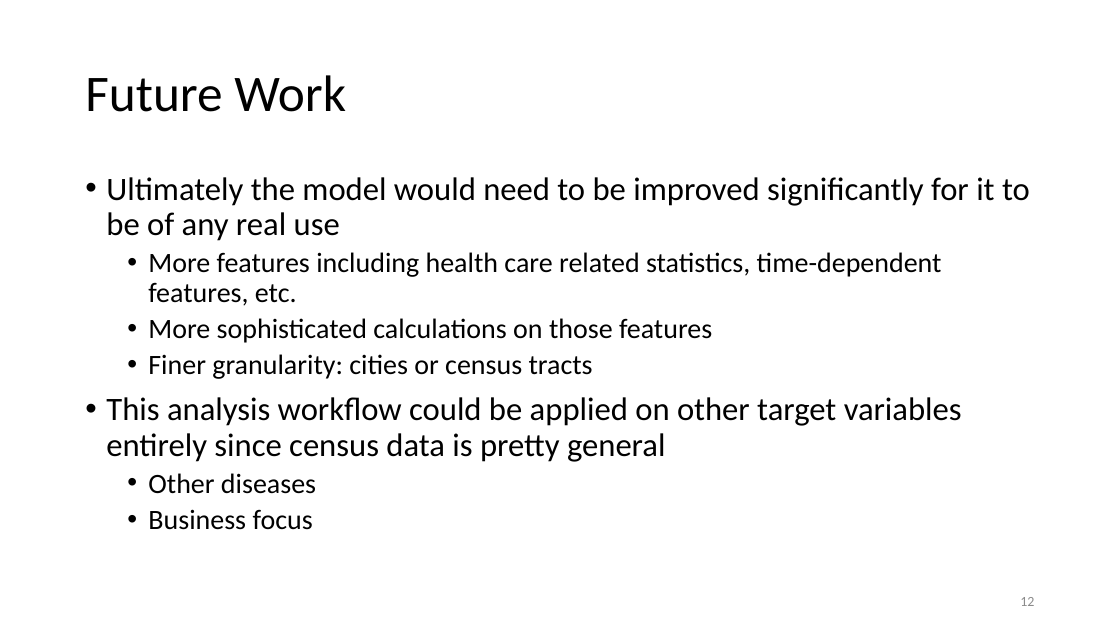
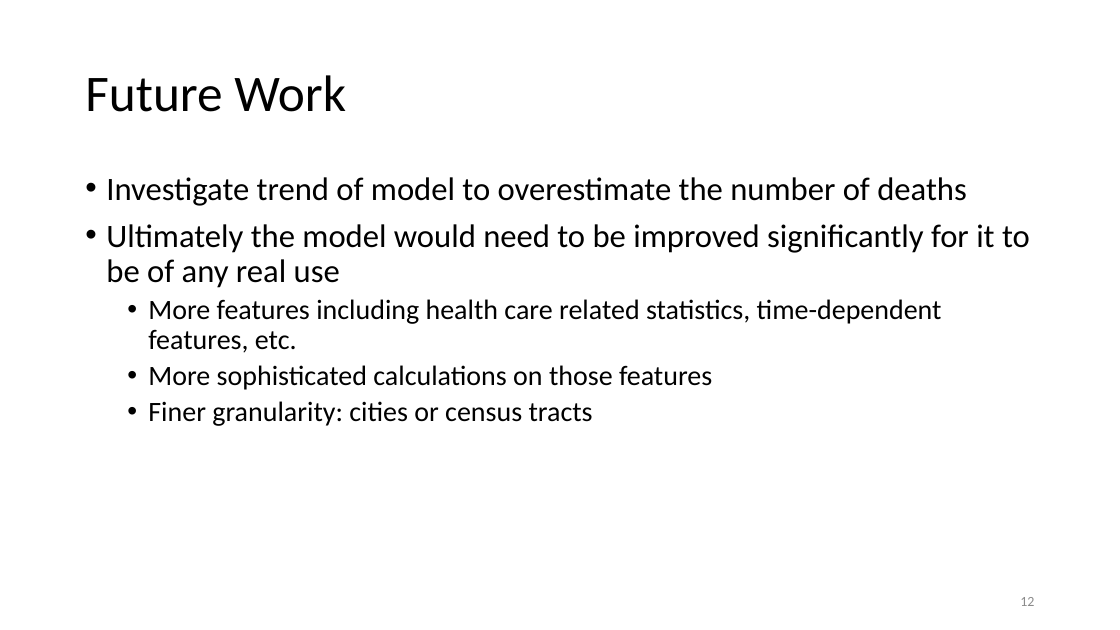
Before and after one commit to nkinnaird/CountyCovidIndexing, a slide deck: slide 12 of Presentation/CovidProjectPresentation.pptx. Drawn at 1120x630 pixels with LibreOffice and Linux fonts; fonts in the diff are those of the drawing. Boxes give left, top, right and bottom in pixels: in the first picture for what was removed or moved away, otherwise in the second. Text is boxed around its words. In the diff, an @@ line names an element or a change of style, - is before the commit and + after.

```diff
--- a/Presentation/CovidProjectPresentation.pptx
+++ b/Presentation/CovidProjectPresentation.pptx
@@ text at (106, 177, 967, 206): paragraph added @@
+• Investigate trend of model to overestimate the number of deaths
@@ text at (106, 397, 962, 530): paragraphs removed @@
-• This analysis workflow could be applied on other target variables entirely since census data is pretty general
-  • Other diseases
-  • Business focus
```
Also in this commit, not shown: 2 other slides changed, 1 other file.
